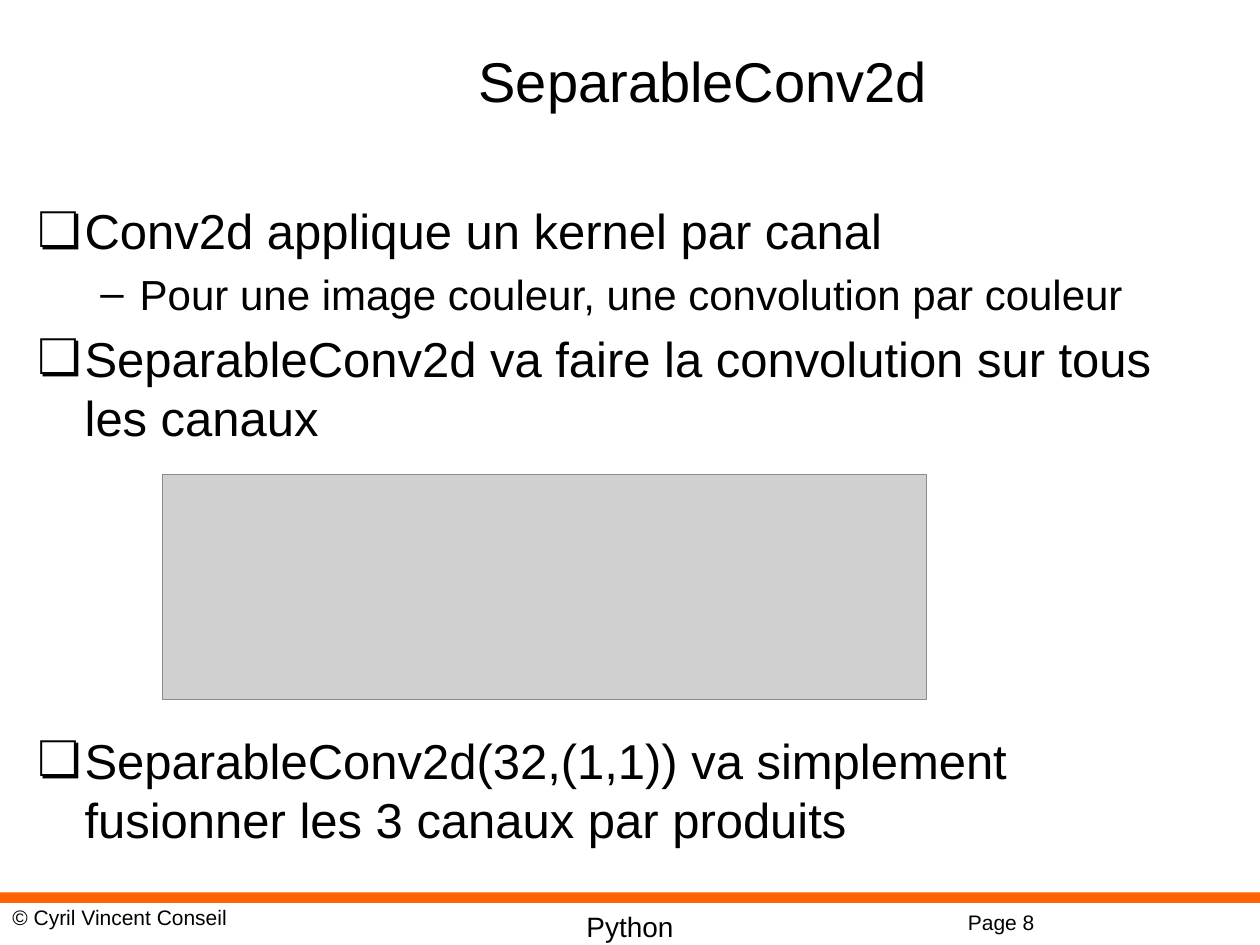
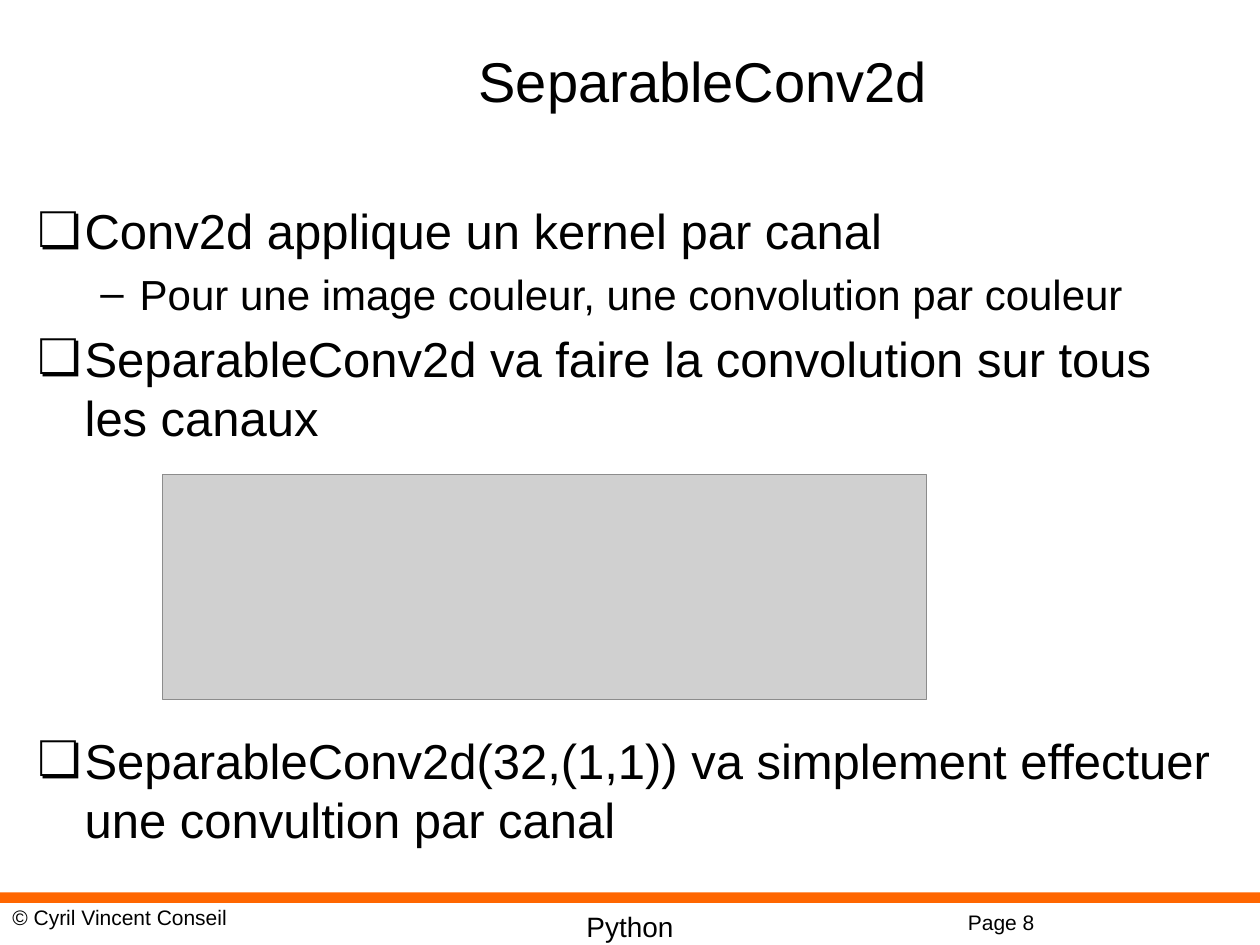
Before and after one commit to cyrilvincent/DL, a slide deck: slide 8 of PPT/DeepLearning11-KerasModels.pptx. Drawn at 1260x945 pixels with LibreOffice and Linux fonts; fonts in the diff are those of the drawing; grey boxes stand for pictures; background and template pictures are left out. Boxes give left, top, right and bottom in pixels: in the first picture for what was removed or moved away, otherwise in the second. Text is boxed around its words. In the diff, an @@ line names an element or a change of style, - is before the commit and + after.

```diff
--- a/PPT/DeepLearning11-KerasModels.pptx
+++ b/PPT/DeepLearning11-KerasModels.pptx
@@ text at (85, 743, 1210, 848): text changed @@
-❏ SeparableConv2d(32,(1,1)) va simplement fusionner les 3 canaux par produits
+❏ SeparableConv2d(32,(1,1)) va simplement effectuer une convultion par canal
```
Also in this commit, not shown: 7 other files.
